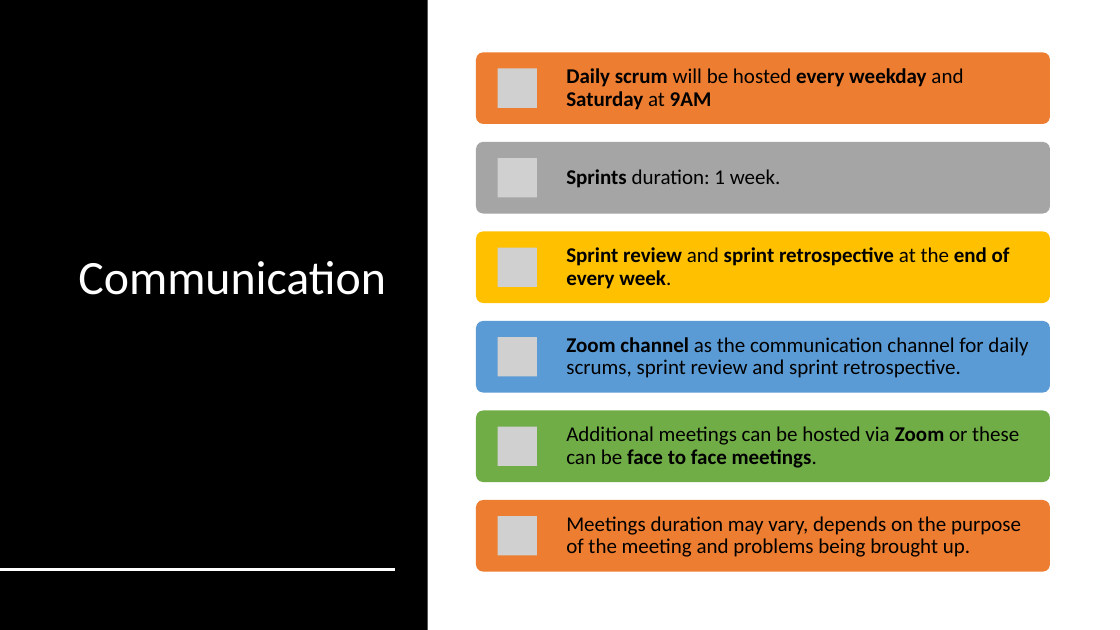
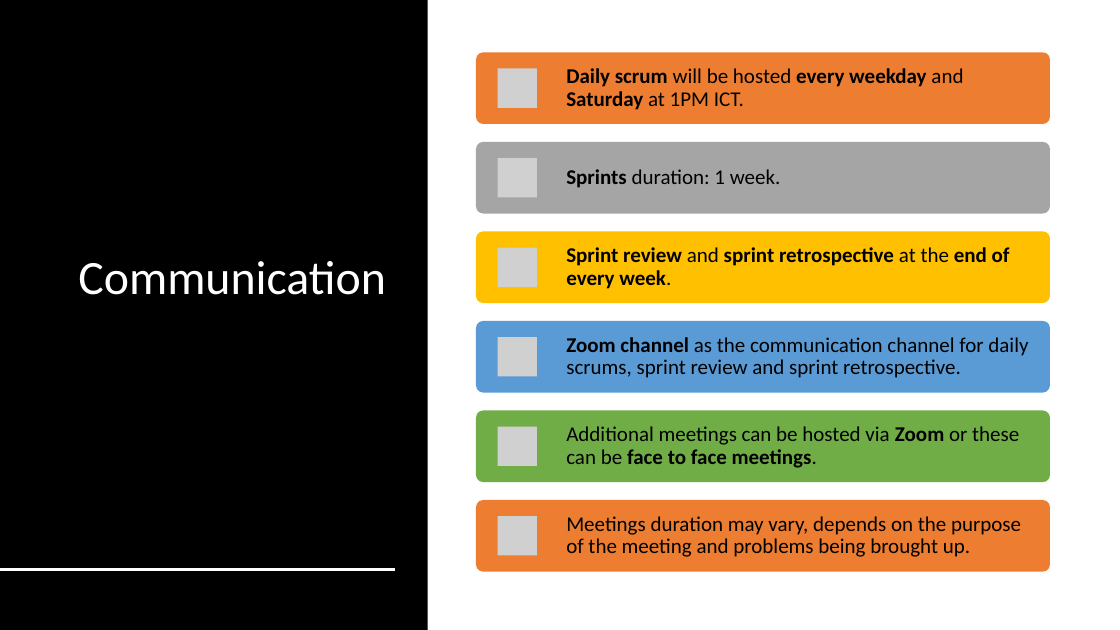
Before and after one commit to letung3105/csproject-2020-siem, a slide deck: slide 3 of SecondWeek-Presentation.pptx. Drawn at 1120x630 pixels with LibreOffice and Linux fonts; fonts in the diff are those of the drawing; grey boxes stand for pictures. Boxes give left, top, right and bottom in pixels: in the first picture for what was removed or moved away, otherwise in the second. Text is boxed around its words. In the diff, an @@ line names an element or a change of style, - is before the commit and + after.

```diff
--- a/SecondWeek-Presentation.pptx
+++ b/SecondWeek-Presentation.pptx
@@ text at (x1=566, y1=68, x2=963, y2=110): text changed @@
-Daily scrum will be hosted every weekday and Saturday at 9AM
+Daily scrum will be hosted every weekday and Saturday at 1PM ICT.
```
